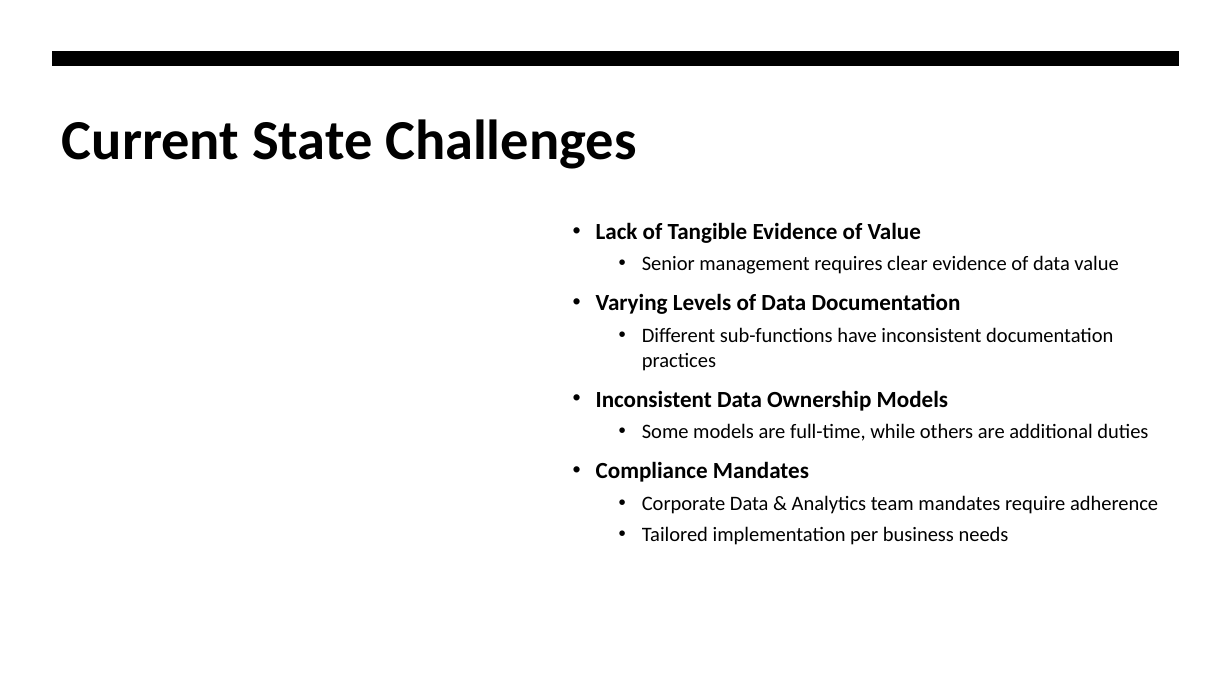
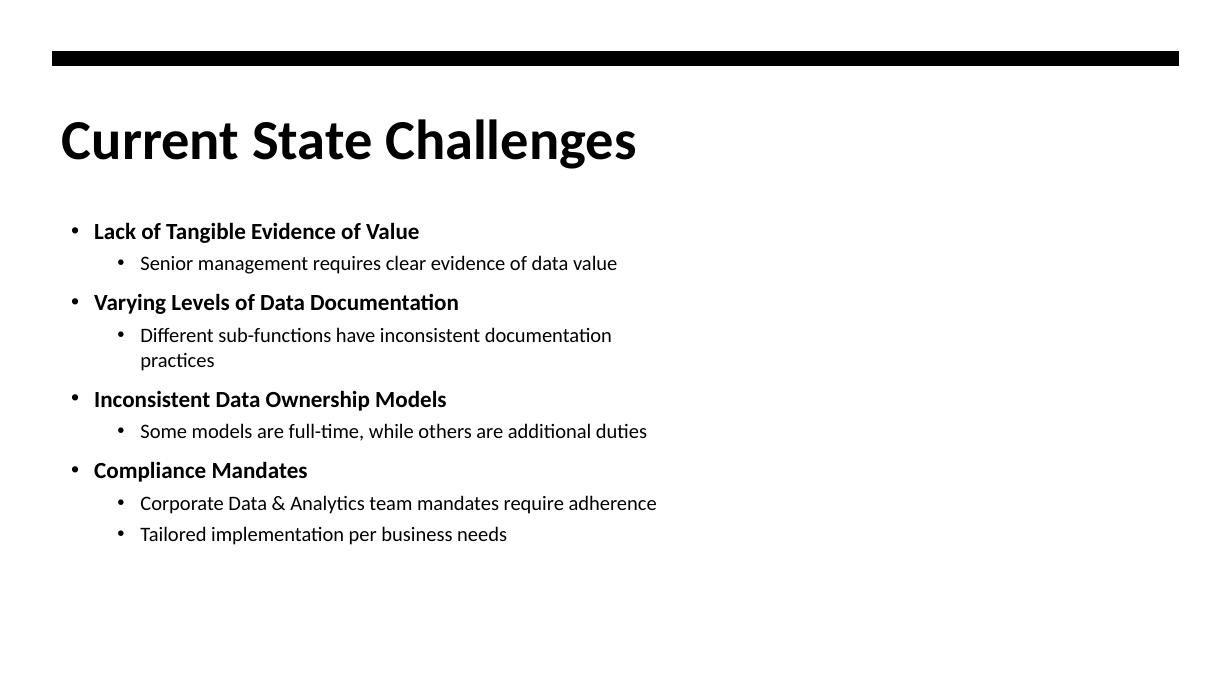
Before and after one commit to dianeguaiguai/tobacco-data-governance-demo, a slide deck: slide 3 of Life Sciences Data Governance Strategy.pptx. Drawn at 1232x693 pixels with LibreOffice and Linux fonts; fonts in the diff are those of the drawing. Boxes give left, top, right and bottom in pixels: in the first picture for what was removed or moved away, otherwise in the second. Text is boxed around its words. In the diff, an @@ line names an element or a change of style, - is before the commit and + after.

```diff
--- a/Life Sciences Data Governance Strategy.pptx
+++ b/Life Sciences Data Governance Strategy.pptx
@@ text "Lack of Tangible Evidence of ...": place and size @@
-text "Lack of Tangible Evidence of ..." at bbox=[596, 222, 1158, 545]
+text "Lack of Tangible Evidence of ..." at bbox=[94, 222, 657, 545]
```
Also in this commit, not shown: 4 other slides changed, 1 other file.
